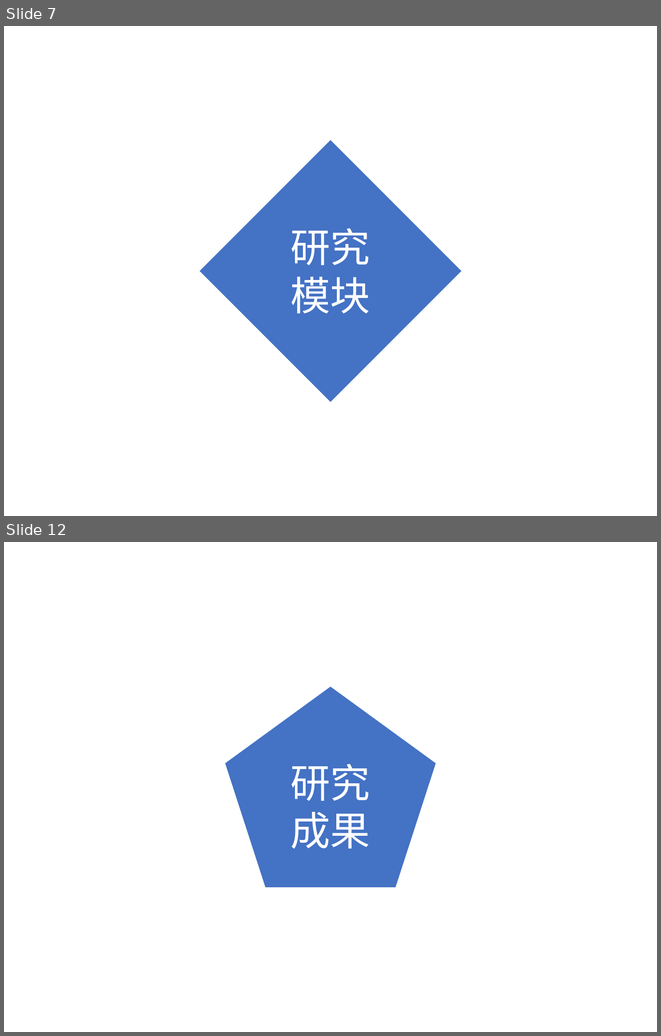
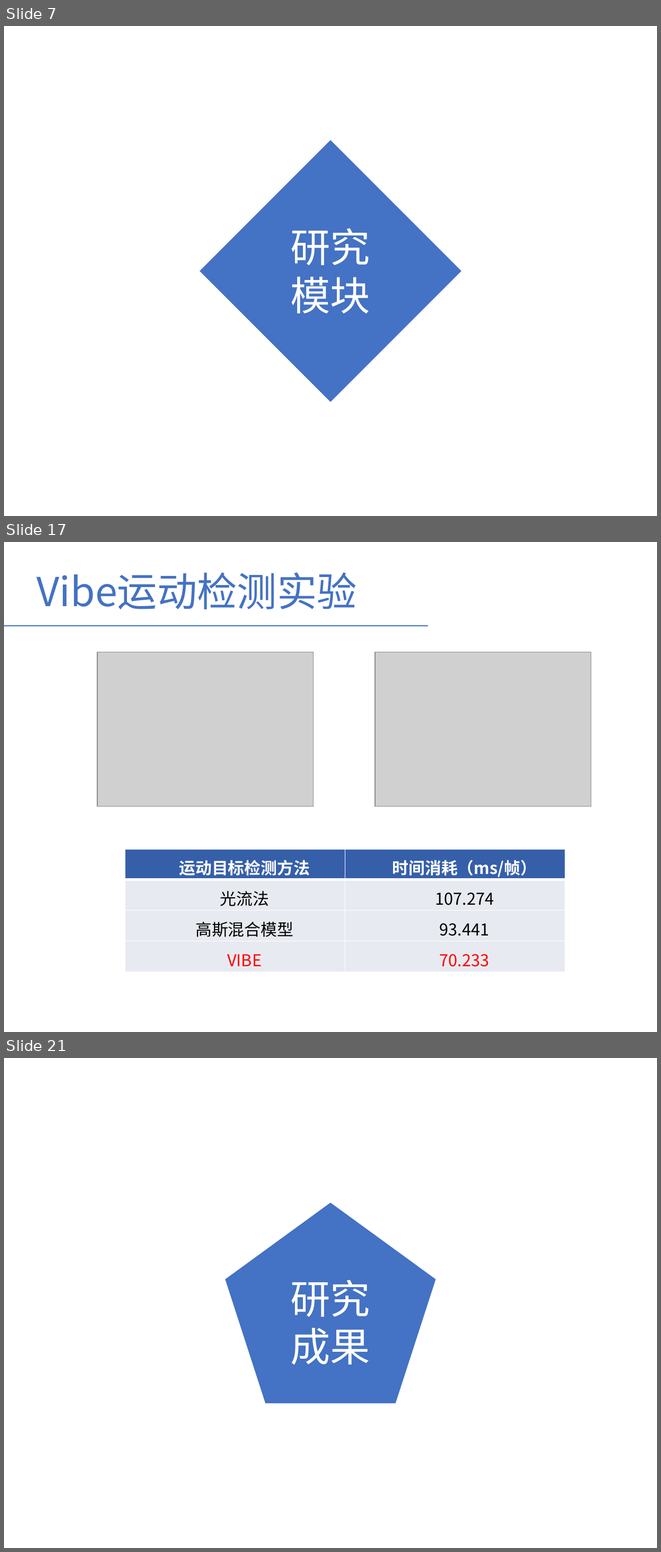
Before and after one commit to LauraCaiMin/JavaCode, a slide deck: 基于视频分析的森林烟火识别算法研究-蔡敏.pptx. Shown one above the other, each under a label of ours: slides 7 and 12 before the commit, slides 7, 17 and 21 after it; the slides between them are not shown. The pictures are 661x1036 and 661x1552 pixels, drawn with LibreOffice and Linux fonts; fonts in the diff are those of the drawing; grey boxes stand for pictures. Boxes give left, top, right and bottom in pixels: in the first picture for what was removed or moved away, otherwise in the second. Text is boxed around its words. In the diff, an @@ line names an element or a change of style, - is before the commit and + after.

Commit message:
2018-4-6在实验室修改的答辩ppt版版本

```diff
--- a/基于视频分析的森林烟火识别算法研究-蔡敏.pptx
+++ b/基于视频分析的森林烟火识别算法研究-蔡敏.pptx
@@ slide 17 added at (x1=4, y1=542, x2=657, y2=1032), background #FFFFFF @@
@@ text added at (x1=37, y1=572, x2=357, y2=609), 44 pt, text #4472C4 @@
+Vibe运动检测实验
@@ line added from (4, 626) to (429, 626), #4472C4 1.25 pt @@
@@ picture added at (x1=97, y1=652, x2=314, y2=806) @@
@@ picture added at (x1=375, y1=652, x2=591, y2=806) @@
@@ table added at (x1=125, y1=849, x2=565, y2=972), 4 rows, 2 columns @@
+运动目标检测方法 | 时间消耗（ms/帧）
+光流法 | 107.274
+高斯混合模型 | 93.441
+VIBE | 70.233
@@ what was slide 12 is now slide 21 @@
```
Also in this commit, not shown: 2 slides changed, 11 other slides added, 3 slides removed.
